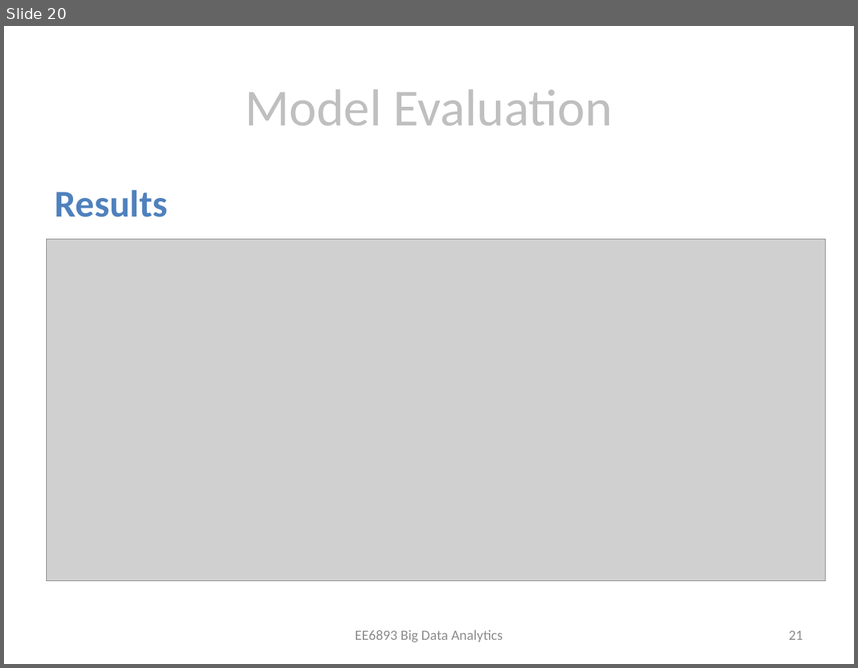
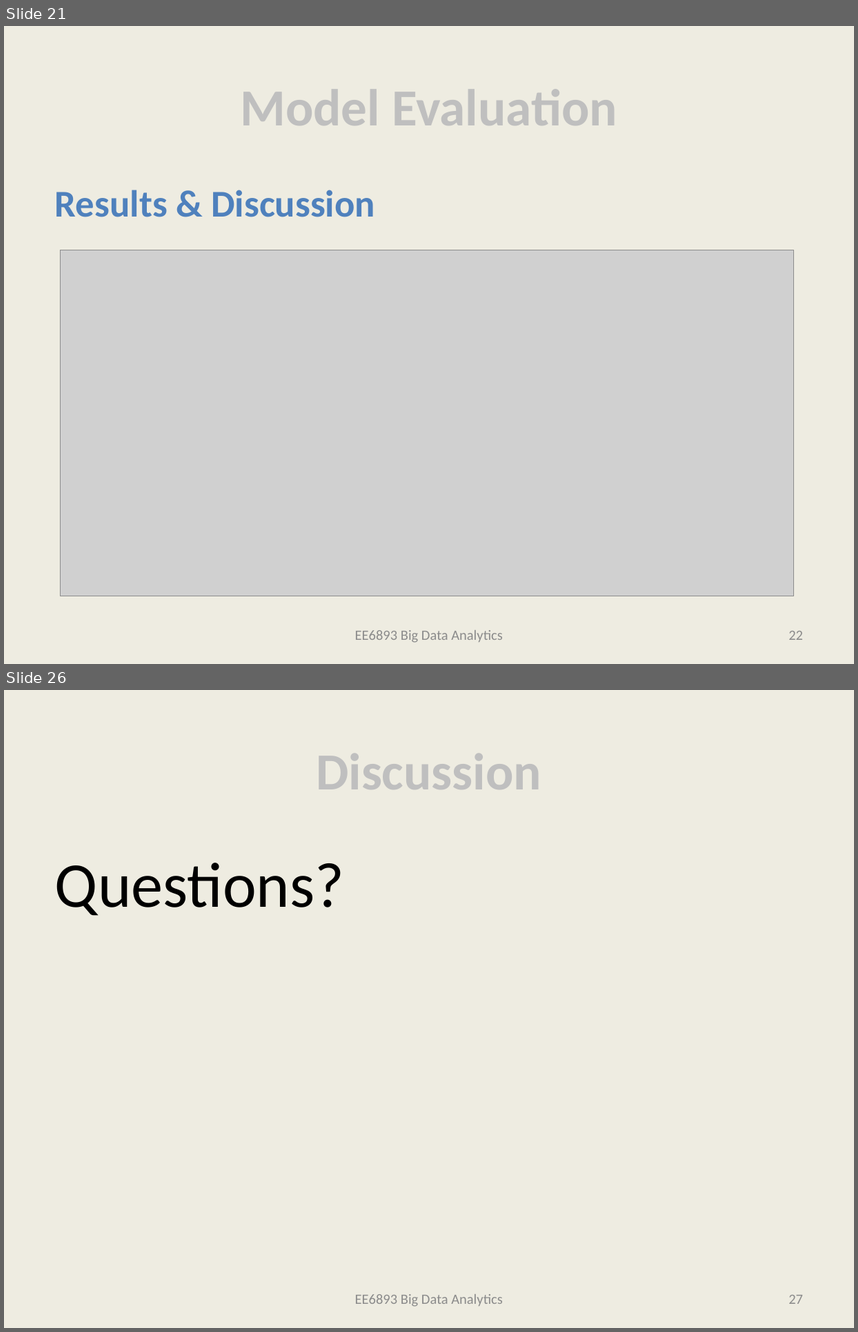
Before and after one commit to bertomartin/big-data-analytics, a slide deck: FinalPresentation.pptx. Shown one above the other, each under a label of ours: slide 20 before the commit, slides 21 and 26 after it; the slides between them are not shown. The pictures are 858x668 and 858x1332 pixels, drawn with LibreOffice and Linux fonts; fonts in the diff are those of the drawing; grey boxes stand for pictures. Boxes give left, top, right and bottom in pixels: in the first picture for what was removed or moved away, otherwise in the second. Text is boxed around its words. In the diff, an @@ line names an element or a change of style, - is before the commit and + after.

Commit message:
updating models. moving combined_features to live under models

```diff
--- a/FinalPresentation.pptx
+++ b/FinalPresentation.pptx
@@ slide 26 added at (4, 690, 854, 1328), background #EEECE1 @@
@@ title added at (316, 753, 542, 789), 44 pt, text #BFBFBF, bold @@
+Discussion
@@ text added at (55, 862, 344, 916), 54 pt, text #000000 @@
+Questions?
@@ text added at (355, 1294, 503, 1306), 12 pt, text #8C8C8C @@
+EE6893 Big Data Analytics
@@ page number added at (789, 1294, 803, 1303), 12 pt, text #8C8C8C @@
+27
@@ what was slide 20 is now slide 21 @@
@@ slide 21 changed as well @@
@@ background #FFFFFF to #EEECE1 @@
@@ title "Model Evaluation" at (240, 89, 617, 125): bold on @@
@@ text at (55, 190, 375, 217): text changed @@
-Results
+Results & Discussion
@@ picture: place and size @@
-picture at (47, 239, 826, 580)
+picture at (60, 250, 793, 595)
@@ page number at (789, 630, 803, 639): text changed @@
-21
+22
```
Also in this commit, not shown: 19 other slides changed, 5 other slides added, 1 slide removed, 3 other files.
